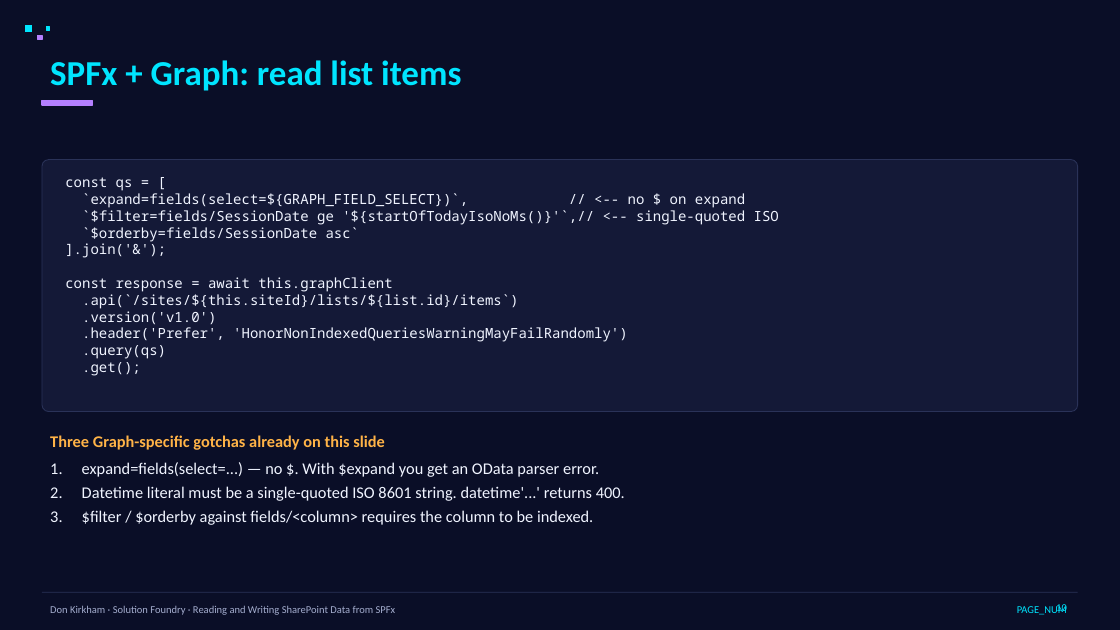
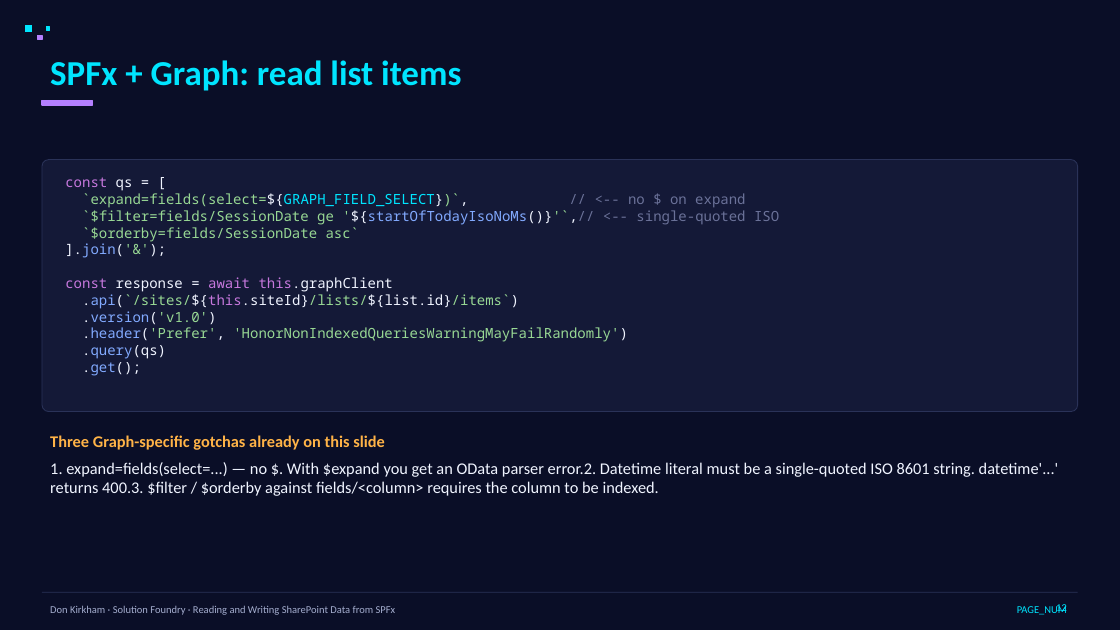
Before and after one commit to DonKirkham/dataDemo, a slide deck: slide 12 of presentation/data-access-spfx.pptx (slide 10 before the commit). Drawn at 1120x630 pixels with LibreOffice and Linux fonts; fonts in the diff are those of the drawing. Boxes give left, top, right and bottom in pixels: in the first picture for what was removed or moved away, otherwise in the second. Text is boxed around its words. In the diff, an @@ line names an element or a change of style, - is before the commit and + after.

```diff
--- a/presentation/data-access-spfx.pptx
+++ b/presentation/data-access-spfx.pptx
@@ text "const qs = [" at [65,177,779,376]: text colour #F0F4FF to #C678DD in "const", "const await this.graphClient", ".api(`/sites/${this.siteId}/lists/${list.id}/items`)"; text colour #F0F4FF to #98D894 in "`expand=fields(select=${GRAPH_FIELD_SELECT})`,", "`$filter=fields/SessionDate ge '${startOfTodayIsoNoMs()}'`,/ ...", "`$orderby=fields/SessionDate asc`", "].join('&');" and 3 more places; text colour #F0F4FF to #00E5FF in "`expand=fields(select=${GRAPH_FIELD_SELECT})`,"; text colour #F0F4FF to #6B7299 in "// <-- no $ on expand", "'${startOfTodayIsoNoMs()}'`,// <-- single-quoted ISO"; text colour #F0F4FF to #82AAFF in "'${startOfTodayIsoNoMs()}'`,//", "].join('&');", ".api(`/sites/${this.siteId}/lists/${list.id}/items`)", ".version('v1.0')" and 3 more places @@
@@ text at [50,462,1059,496]: text changed @@
-1. expand=fields(select=...) — no $. With $expand you get an OData parser error.
-2. Datetime literal must be a single-quoted ISO 8601 string. datetime'...' returns 400.
-3. $filter / $orderby against fields/<column> requires the column to be indexed.
+1. expand=fields(select=...) — no $. With $expand you get an OData parser error.2. Datetime literal must be a single-quoted ISO 8601 string. datetime'...' returns 400.3. $filter / $orderby against fields/<column> requires the column to be indexed.
@@ page number at [1056,604,1067,613]: text changed @@
-10
+12
```
Also in this commit, not shown: 19 other slides changed, 6 slides added, 2 other files.
